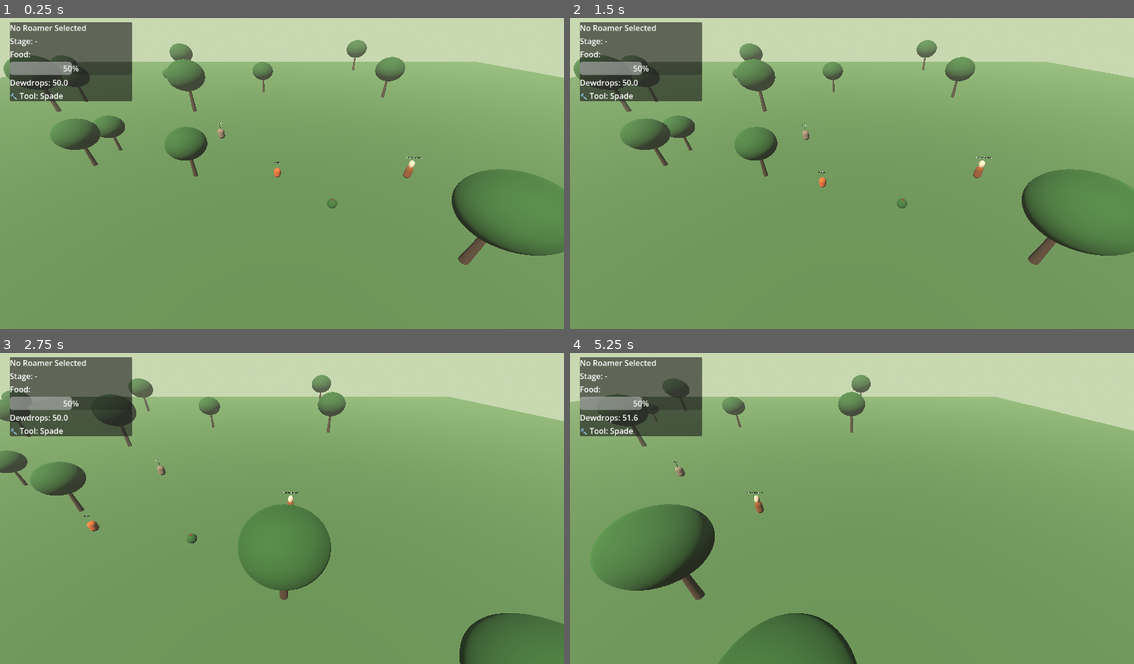
Above: before the commit, frames 1-4 (two rows, left to right).
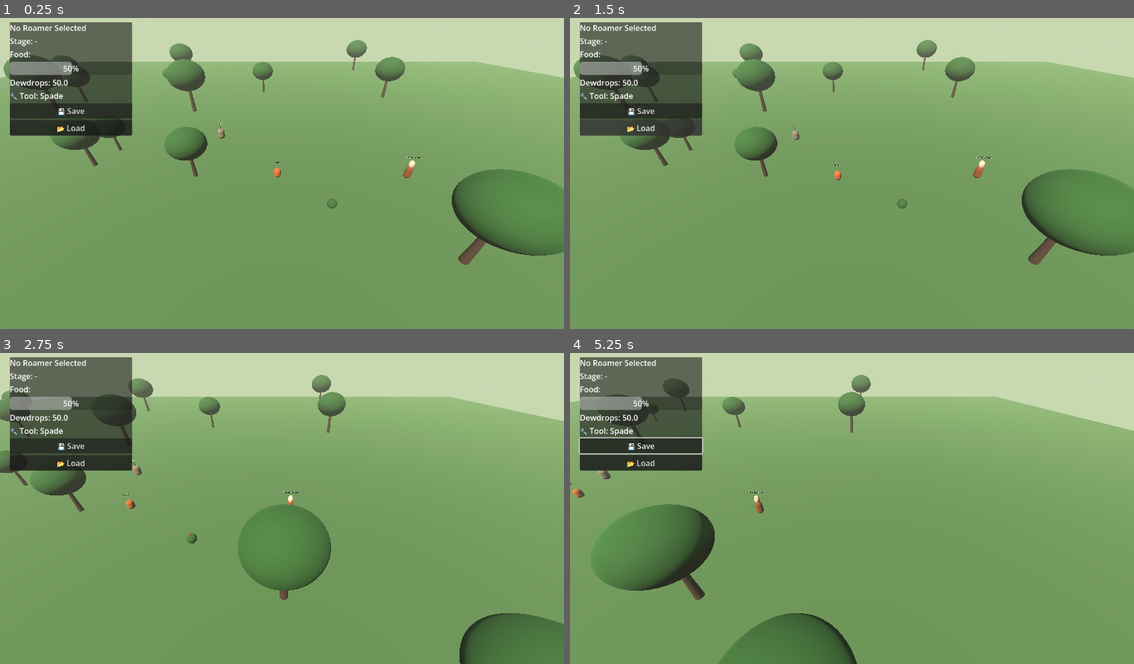
Above: after the commit, the same moments.

Repository: Ronana/Habitat
Game: Godot game, scene res://scenes/garden.tscn
The game is run twice, just before and just after one commit, with the same random seed, the same clock (stepped at 60 frames per second) and the same inputs.
Inputs (mouse positions are in pixels of both pictures, inside the frame that each line leads up to):
- Up to frame 1 (0.25 s): no input
- Up to frame 2 (1.5 s): click (643, 111) at 0.5 s, where only the run after the commit has a clickable "💾 Save"; click (643, 126) at 1.25 s, where only the run after the commit has a clickable "📂 Load"
- Up to frame 3 (2.75 s): move the mouse to (406, 489) at 2.02 s; hold Right (ui_right) from 2.03 s (still down); hold Shift from 2.03 s (still down); click (406, 489) at 2.17 s
- Up to frame 4 (5.25 s): move the mouse to (739, 520) at 2.77 s; release Right (ui_right) at 2.78 s; release Shift at 2.78 s; hold Down (ui_down) 2.78-3.53 s; tap Alt at 2.85, 4.35 s; move the mouse to (908, 436) at 3.52 s; hold Right (ui_right) 3.53-4.28 s; hold Shift 3.53-4.28 s; move the mouse to (823, 567) at 4.27 s; hold Up (ui_up) 4.28-5.03 s; click (823, 567) at 4.42 s; move the mouse to (1021, 552) at 5.02 s; hold Left (ui_left) from 5.03 s (still down); hold Shift from 5.03 s (still down)

The runs differ from the first frame. In frame 1, 2.4% of the frame differs, in the area x 1-24%, y 26-38%; in frame 2, 2.4%; in frame 3, 2.6%, in the area x 1-30%, y 26-58%; in frame 4, 2.6%.

Commit message:
Save and load system — Roamers, currency, and berry bushes persist

Diff:
--- a/habitat/project.godot
+++ b/habitat/project.godot
@@ -18,6 +18,7 @@
 [autoload]
 
 CurrencyManager="*uid://ccba6g3pxf5bi"
+SaveManager="*uid://b2nj4vpst24mr"
 
 [physics]
 
--- a/habitat/scenes/roamer_ui.tscn
+++ b/habitat/scenes/roamer_ui.tscn
@@ -40,6 +40,14 @@
 layout_mode = 2
 text = "🔧 Tool: Spade"
 
+[node name="SaveButton" type="Button" parent="Panel/VBoxContainer" unique_id=1813853492]
+layout_mode = 2
+text = "💾 Save"
+
+[node name="LoadButton" type="Button" parent="Panel/VBoxContainer" unique_id=1674007614]
+layout_mode = 2
+text = "📂 Load"
+
 [node name="ShopPanel" type="PanelContainer" parent="." unique_id=1357719498]
 visible = false
 custom_minimum_size = Vector2(300, 400)
--- a/habitat/scripts/garden.gd
+++ b/habitat/scripts/garden.gd
@@ -8,6 +8,20 @@
 
 func _ready():
 	scatter_trees()
+
+	# Try to load a save — if none exists start fresh
+	var loaded = SaveManager.load_game(self)
+	if not loaded:
+		print("Fresh wilderness — no save found")
+
+func _input(event):
+	if event is InputEventKey and event.pressed:
+		# Press F5 to save manually
+		if event.keycode == KEY_F5:
+			SaveManager.save_game(self)
+		# Press F9 to load
+		if event.keycode == KEY_F9:
+			SaveManager.load_game(self)
 
 func scatter_trees():
 	var i = 0
--- a/habitat/scripts/roamer_ui.gd
+++ b/habitat/scripts/roamer_ui.gd
@@ -20,6 +20,8 @@
 	$ShopPanel/VBoxContainer/Item2.pressed.connect(_on_buy_item.bind(2))
 	$ShopPanel/VBoxContainer/Item3.pressed.connect(_on_buy_item.bind(3))
 	$ShopPanel/VBoxContainer/CloseButton.pressed.connect(close_shop)
+	$Panel/VBoxContainer/SaveButton.pressed.connect(_on_save)
+	$Panel/VBoxContainer/LoadButton.pressed.connect(_on_load)
 
 func _process(_delta):
 	if tracked_roamer:
@@ -59,3 +61,11 @@
 	if current_trader:
 		current_trader.buy_item(index)
 		shop_dewdrops.text = "Dewdrops: " + str(snappedf(CurrencyManager.dewdrops, 0.1))
+
+func _on_save():
+	SaveManager.save_game(get_tree().get_root().get_node("Garden"))
+	print("Saved from UI!")
+
+func _on_load():
+	SaveManager.load_game(get_tree().get_root().get_node("Garden"))
+	print("Loaded from UI!")
--- /dev/null
+++ b/habitat/scripts/save_manager.gd
@@ -0,0 +1,106 @@
+extends Node
+
+const SAVE_PATH = "user://habitat_save.json"
+
+func save_game(_garden: Node):
+	var save_data = {
+		"version": 1,
+		"currency": {
+			"dewdrops": CurrencyManager.dewdrops,
+			"eldermoss": CurrencyManager.eldermoss
+		},
+		"roamers": [],
+		"berry_bushes": []
+	}
+
+	# Save all Roamers
+	for roamer in get_tree().get_nodes_in_group("roamers"):
+		save_data["roamers"].append({
+			"name": roamer.name,
+			"scene": roamer.scene_file_path,
+			"position": {
+				"x": roamer.global_position.x,
+				"y": roamer.global_position.y,
+				"z": roamer.global_position.z
+			},
+			"stage": roamer.attraction_stage,
+			"needs": roamer.needs
+		})
+
+	# Save all berry bushes
+	for bush in get_tree().get_nodes_in_group("food"):
+		save_data["berry_bushes"].append({
+			"position": {
+				"x": bush.global_position.x,
+				"y": bush.global_position.y,
+				"z": bush.global_position.z
+			}
+		})
+
+	# Write to file
+	var file = FileAccess.open(SAVE_PATH, FileAccess.WRITE)
+	file.store_string(JSON.stringify(save_data, "\t"))
+	file.close()
+	print("Game saved successfully!")
+
+func load_game(garden: Node):
+	if not FileAccess.file_exists(SAVE_PATH):
+		print("No save file found — starting fresh")
+		return false
+
+	var file = FileAccess.open(SAVE_PATH, FileAccess.READ)
+	var json_string = file.get_as_text()
+	file.close()
+
+	var json = JSON.new()
+	var error = json.parse(json_string)
+	if error != OK:
+		print("ERROR: Could not parse save file")
+		return false
+
+	var save_data = json.get_data()
+
+	# Remove existing Roamers and bushes before loading
+	for roamer in get_tree().get_nodes_in_group("roamers"):
+		roamer.queue_free()
+
+	for bush in get_tree().get_nodes_in_group("food"):
+		bush.queue_free()
+
+	# Restore currency
+	CurrencyManager.dewdrops = save_data["currency"]["dewdrops"]
+	CurrencyManager.eldermoss = save_data["currency"]["eldermoss"]
+	CurrencyManager.emit_signal("dewdrops_changed", CurrencyManager.dewdrops)
+
+	# Restore Roamers
+	for roamer_data in save_data["roamers"]:
+		var scene = load(roamer_data["scene"])
+		if scene:
+			var roamer = scene.instantiate()
+			garden.add_child(roamer)
+			roamer.global_position = Vector3(
+				roamer_data["position"]["x"],
+				roamer_data["position"]["y"],
+				roamer_data["position"]["z"]
+			)
+			roamer.attraction_stage = roamer_data["stage"]
+			roamer.needs = roamer_data["needs"]
+
+	# Restore berry bushes
+	var bush_scene = load("res://scenes/berry_bush.tscn")
+	for bush_data in save_data["berry_bushes"]:
+		var bush = bush_scene.instantiate()
+		garden.add_child(bush)
+		bush.global_position = Vector3(
+			bush_data["position"]["x"],
+			bush_data["position"]["y"],
+			bush_data["position"]["z"]
+		)
+
+	print("Game loaded successfully!")
+	return true
+
+func delete_save():
+	if FileAccess.file_exists(SAVE_PATH):
+		DirAccess.remove_absolute(SAVE_PATH)
+		print("Save file deleted")
Not shown, added: habitat/scripts/save_manager.gd.uid
